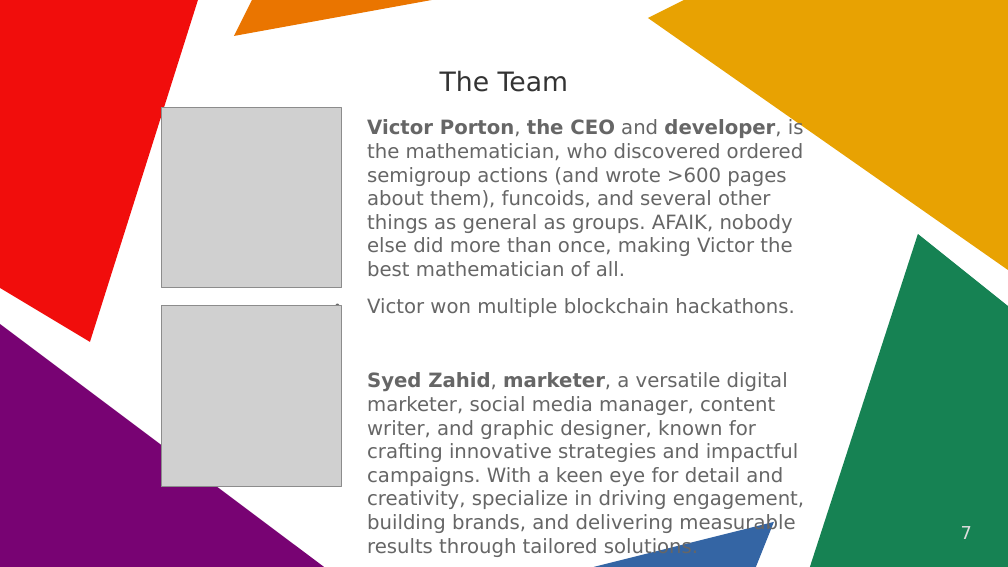
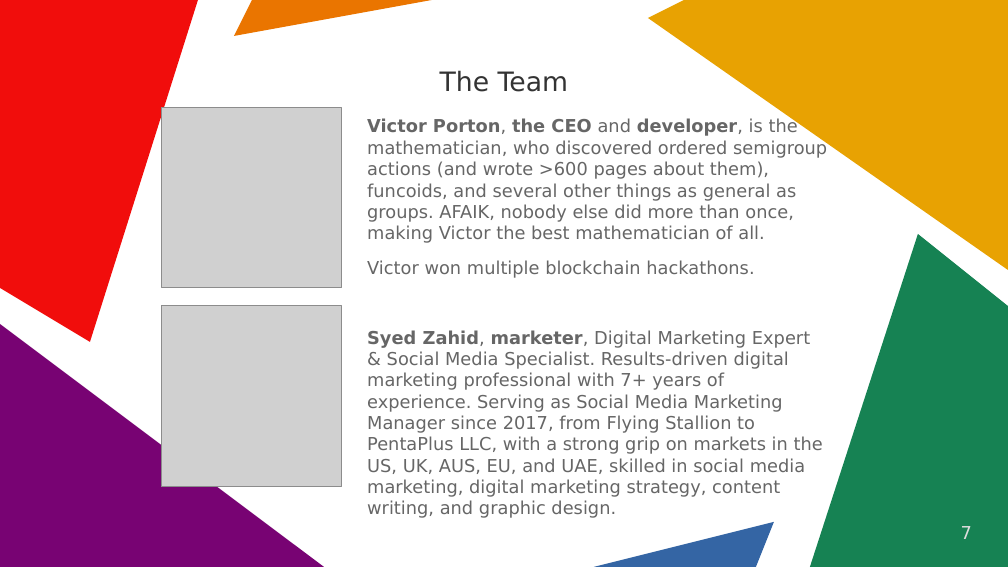
Before and after one commit to vporton/icp-package-manager, a slide deck: slide 7 of docs/short-pitchdeck.odp. Drawn at 1008x567 pixels with LibreOffice and Linux fonts; fonts in the diff are those of the drawing; grey boxes stand for pictures. Boxes give left, top, right and bottom in pixels: in the first picture for what was removed or moved away, otherwise in the second. Text is boxed around its words. In the diff, an @@ line names an element or a change of style, - is before the commit and + after.

```diff
--- a/docs/short-pitchdeck.odp
+++ b/docs/short-pitchdeck.odp
@@ text at (367,118,827,278): size 15.5 to 14 pt in "Victor Porton, the CEO and developer, is ...", "Victor won multiple blockchain hackathons." @@
@@ text at (367,330,823,474): text changed; size 15.5 to 14 pt @@
-Syed Zahid, marketer, a versatile digital marketer, social media manager, content writer, and graphic designer, known for crafting innovative strategies and impactful campaigns. With a keen eye for detail and creativity, specialize in driving engagement, building brands, and delivering measurable results through tailored solutions.
+Syed Zahid, marketer, Digital Marketing Expert & Social Media Specialist. Results-driven digital marketing professional with 7+ years of experience. Serving as Social Media Marketing Manager since 2017, from Flying Stallion to PentaPlus LLC, with a strong grip on markets in the US, UK, AUS, EU, and UAE, skilled in social media marketing, digital marketing strategy, content writing, and graphic design.
```
Also in this commit, not shown: 1 other file.
